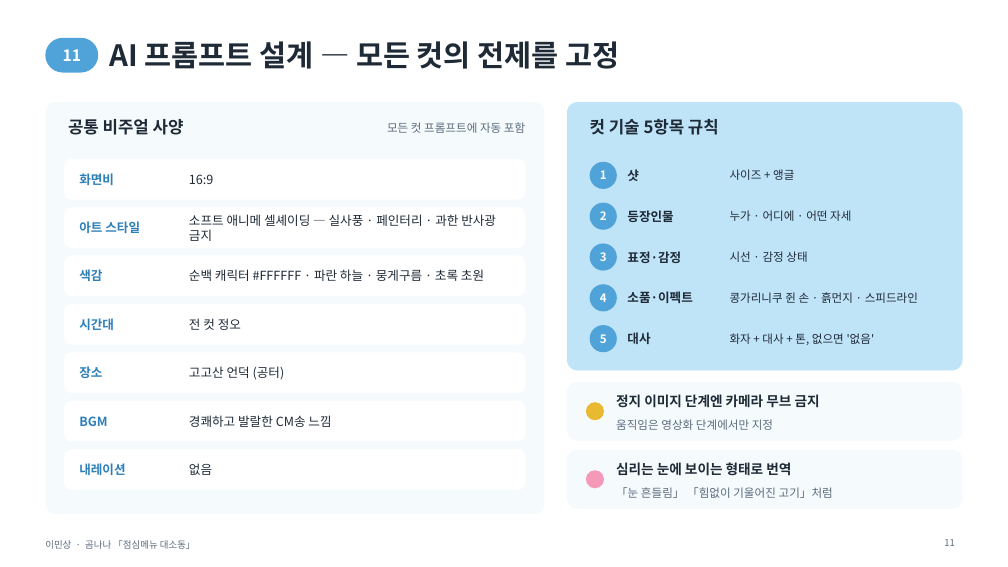
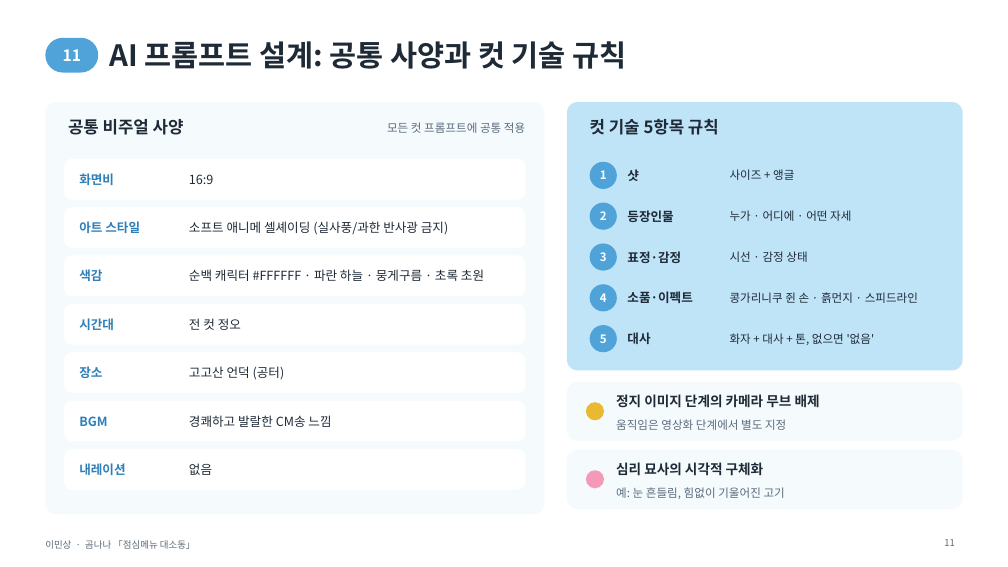
Before and after one commit to chikinx33/H-it, a slide deck: slide 11 of lms/이민상_포트폴리오.pptx. Drawn at 1008x567 pixels with LibreOffice and Linux fonts; fonts in the diff are those of the drawing. Boxes give left, top, right and bottom in pixels: in the first picture for what was removed or moved away, otherwise in the second. Text is boxed around its words. In the diff, an @@ line names an element or a change of style, - is before the commit and + after.

```diff
--- a/lms/이민상_포트폴리오.pptx
+++ b/lms/이민상_포트폴리오.pptx
@@ title at (110,41,626,69): text changed @@
-AI 프롬프트 설계 — 모든 컷의 전제를 고정
+AI 프롬프트 설계: 공통 사양과 컷 기술 규칙
@@ text at (387,122,525,133): text changed @@
-모든 컷 프롬프트에 자동 포함
+모든 컷 프롬프트에 공통 적용
@@ text at (189,221,449,235): text changed @@
-소프트 애니메 셀셰이딩 — 실사풍 · 페인터리 · 과한 반사광 금지
+소프트 애니메 셀셰이딩 (실사풍/과한 반사광 금지)
@@ text at (616,419,786,430): text changed @@
-움직임은 영상화 단계에서만 지정
+움직임은 영상화 단계에서 별도 지정
@@ text at (616,394,820,408): text changed @@
-정지 이미지 단계엔 카메라 무브 금지
+정지 이미지 단계의 카메라 무브 배제
@@ text at (616,462,764,476): text changed @@
-심리는 눈에 보이는 형태로 번역
+심리 묘사의 시각적 구체화
@@ text at (616,487,785,499): text changed @@
-「눈 흔들림」 「힘없이 기울어진 고기」처럼
+예: 눈 흔들림, 힘없이 기울어진 고기
```
Also in this commit, not shown: 20 other slides changed, 7 other files.
